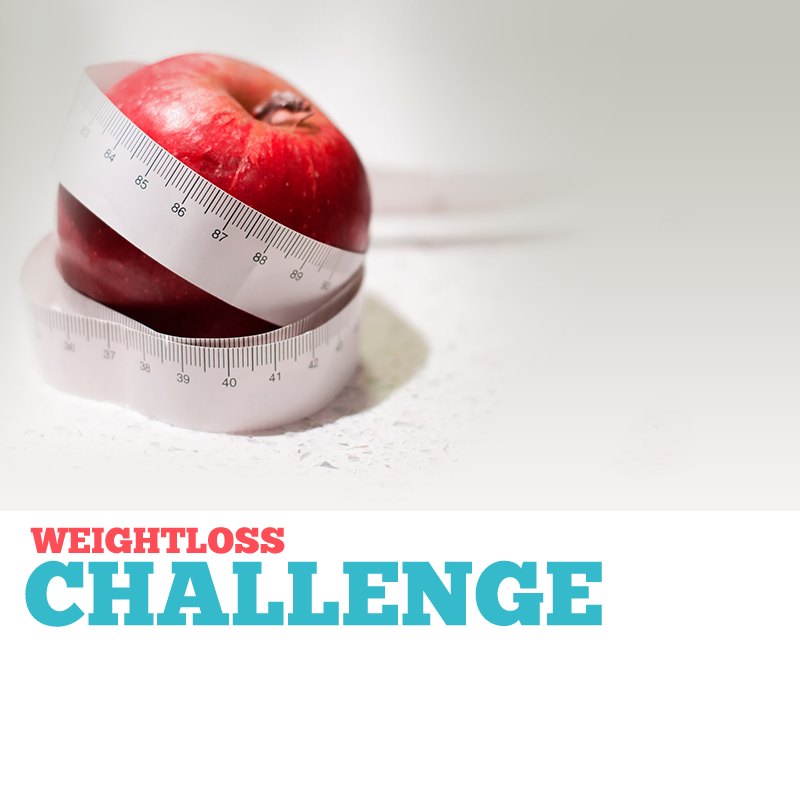
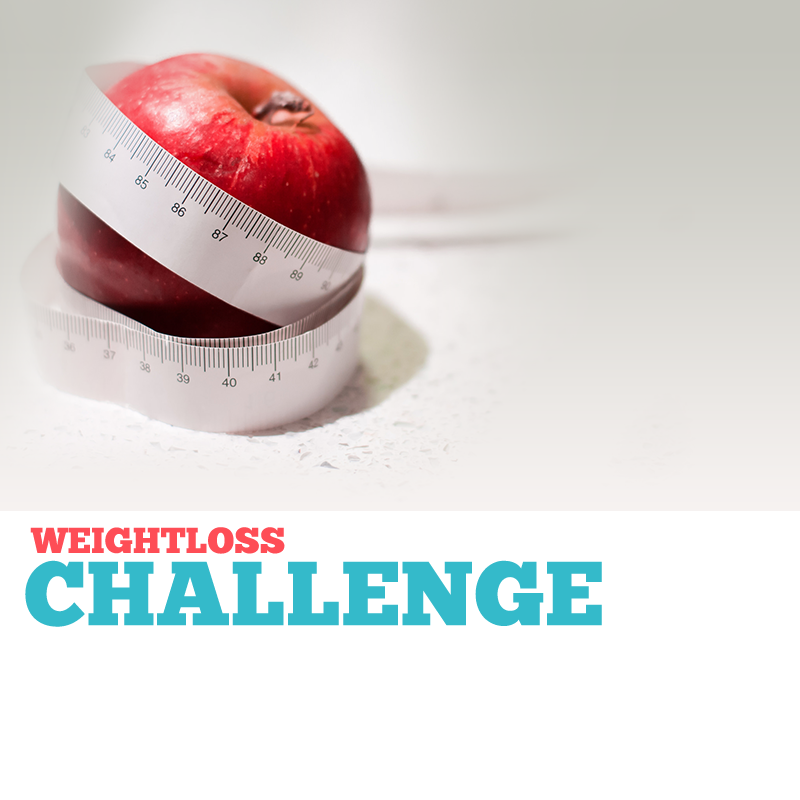
Layers edited between the first and the second 800×800 image:
painted on "14495484212_ef5d22f491_k" over [0, 0, 180, 436]
